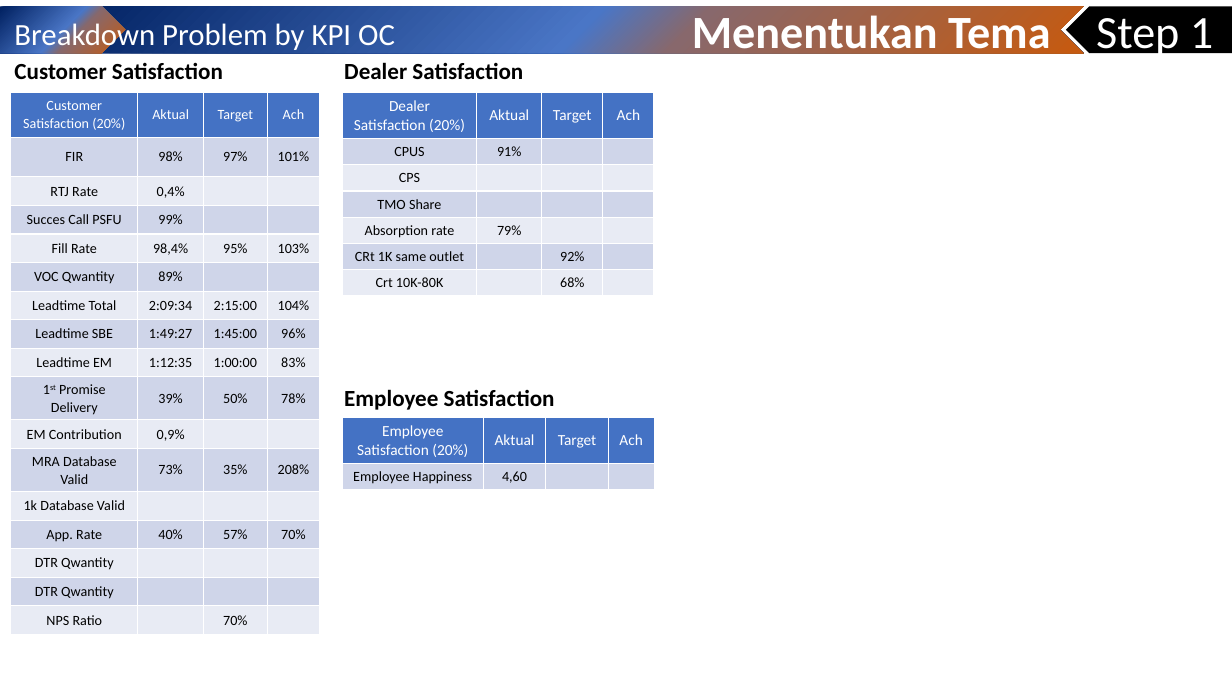
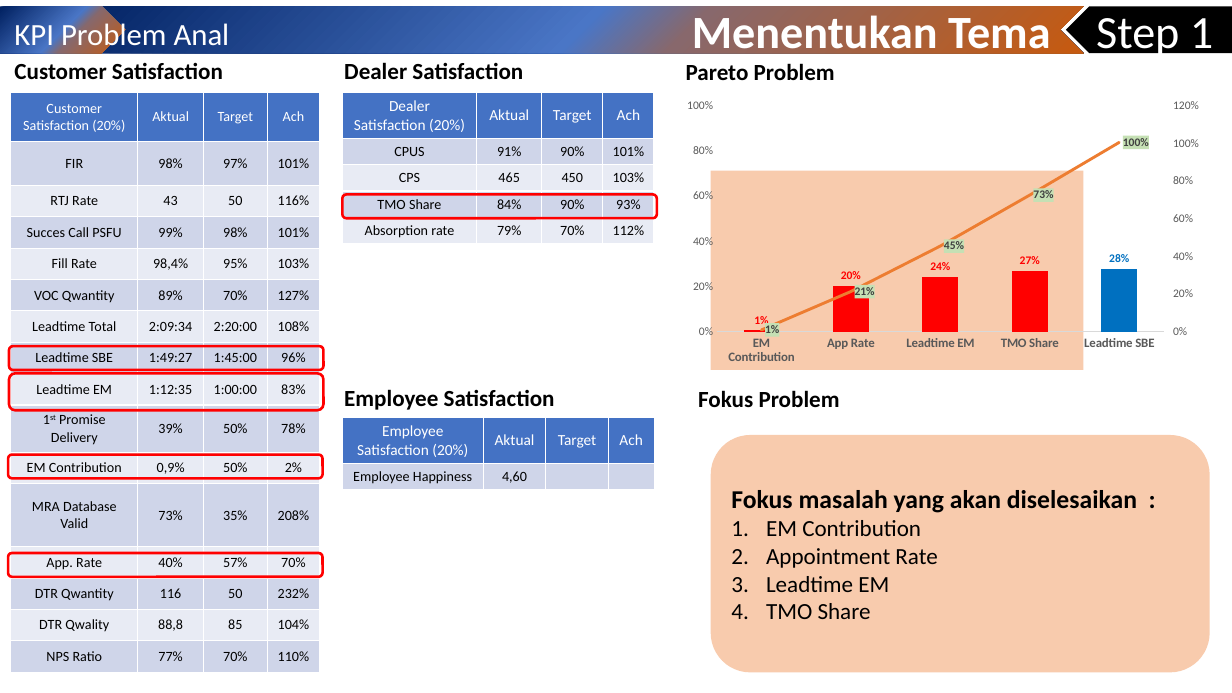
Before and after one commit to ekawahanaputra/Kaizen2021, a slide deck: slide 4 of MAKALAH 2021.pptx. Drawn at 1232x693 pixels with LibreOffice and Linux fonts; fonts in the diff are those of the drawing. Boxes give left, top, right and bottom in pixels: in the first picture for what was removed or moved away, otherwise in the second. Text is boxed around its words. In the diff, an @@ line names an element or a change of style, - is before the commit and + after.

Commit message:
Membuat pareto pada Problem Analisys

```diff
--- a/MAKALAH 2021.pptx
+++ b/MAKALAH 2021.pptx
@@ text at bbox=[14, 19, 230, 53]: text changed @@
-Breakdown Problem by KPI OC
+KPI Problem Anal
@@ text added at bbox=[686, 63, 835, 80], 18 pt, text #000000, bold @@
+Pareto Problem
@@ table at bbox=[11, 92, 321, 673] @@
-row 3: RTJ Rate | 0,4% |  | 
+row 3: RTJ Rate | 43 | 50 | 116%
-row 4, column 3: 
+row 4, column 3: 98%
-row 4, column 4: 
+row 4, column 4: 101%
-row 6, column 3: 
+row 6, column 3: 70%
-row 6, column 4: 
+row 6, column 4: 127%
-row 7, column 3: 2:15:00
+row 7, column 3: 2:20:00
-row 7, column 4: 104%
+row 7, column 4: 108%
-row 11, column 3: 
+row 11, column 3: 50%
-row 11, column 4: 
+row 11, column 4: 2%
-row 13: 1k Database Valid |  |  | 
-row 15: DTR Qwantity |  |  | 
+row 14: DTR Qwantity | 116 | 50 | 232%
-row 16: DTR Qwantity |  |  | 
+row 15: DTR Qwality | 88,8 | 85 | 104%
-row 16, column 2: 
+row 16, column 2: 77%
-row 16, column 4: 
+row 16, column 4: 110%
@@ table at bbox=[343, 92, 653, 243] @@
-row 2: CPUS | 91% |  | 
-row 3: CPS |  |  | 
-row 4: TMO Share |  |  | 
-row 5: Absorption rate | 79% |  | 
-row 6: CRt 1K same outlet |  | 92% | 
-row 7: Crt 10K-80K |  | 68% | 
+row 2: CPUS | 91% | 90% | 101%
+row 3: CPS | 465 | 450 | 103%
+row 4: TMO Share | 84% | 90% | 93%
+row 5: Absorption rate | 79% | 70% | 112%
@@ column chart added at bbox=[677, 93, 1210, 371] @@
+categories: EM Contribution, App Rate, Leadtime EM, TMO Share, Leadtime SBE
+Series 1: 0.01, 0.2, 0.24, 0.27, 0.28
+Series 2: 0.01, 0.21, 0.45, 0.73, 1
@@ rectangle added at bbox=[711, 171, 1083, 371], fill #F8CBAD @@
@@ rounded rectangle added at bbox=[343, 194, 657, 218], outline #FF0000 2 pt @@
@@ rounded rectangle added at bbox=[9, 347, 323, 371], outline #FF0000 2 pt @@
@@ rounded rectangle added at bbox=[9, 373, 323, 410], outline #FF0000 2 pt @@
@@ text added at bbox=[698, 390, 840, 407], 18 pt, text #000000, bold @@
+Fokus Problem
@@ rounded rectangle added at bbox=[711, 435, 1210, 673], fill #F8CBAD, 18 pt, text #000000 @@
+Fokus masalah yang akan diselesaikan :
+1. EM Contribution
+2. Appointment Rate
+3. Leadtime EM
+4. TMO Share
@@ rounded rectangle added at bbox=[8, 455, 323, 479], outline #FF0000 2 pt @@
@@ rounded rectangle added at bbox=[8, 553, 323, 577], outline #FF0000 2 pt @@
```
Also in this commit, not shown: 1 slide added, 1 slide removed, 2 other files.
